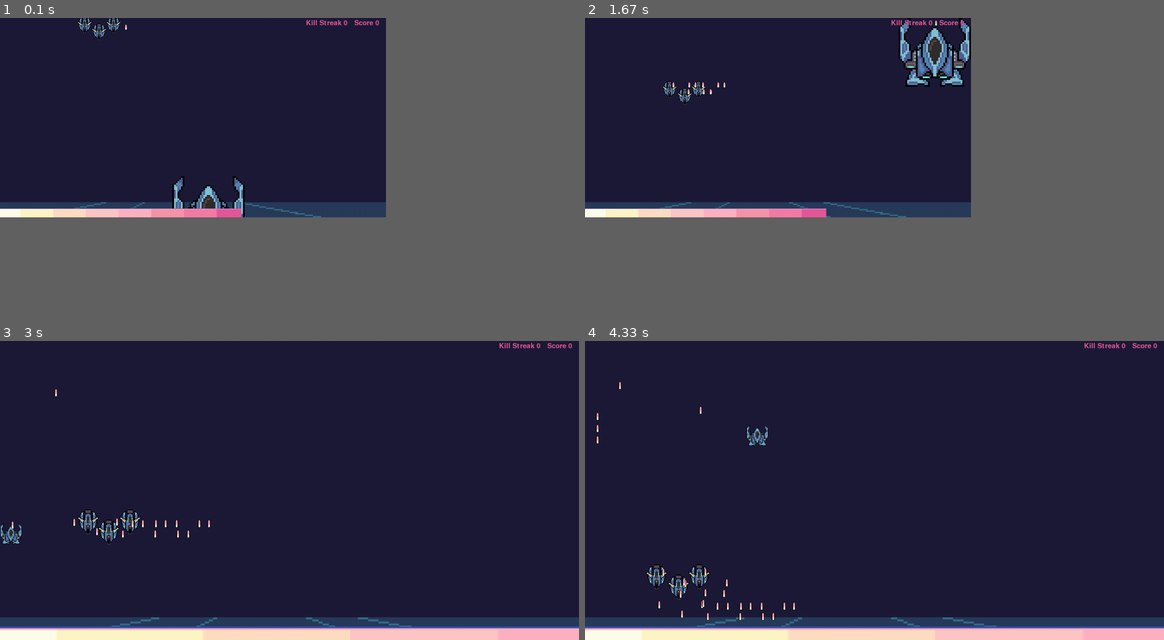
Above: before the commit, frames 1-4 (two rows, left to right).
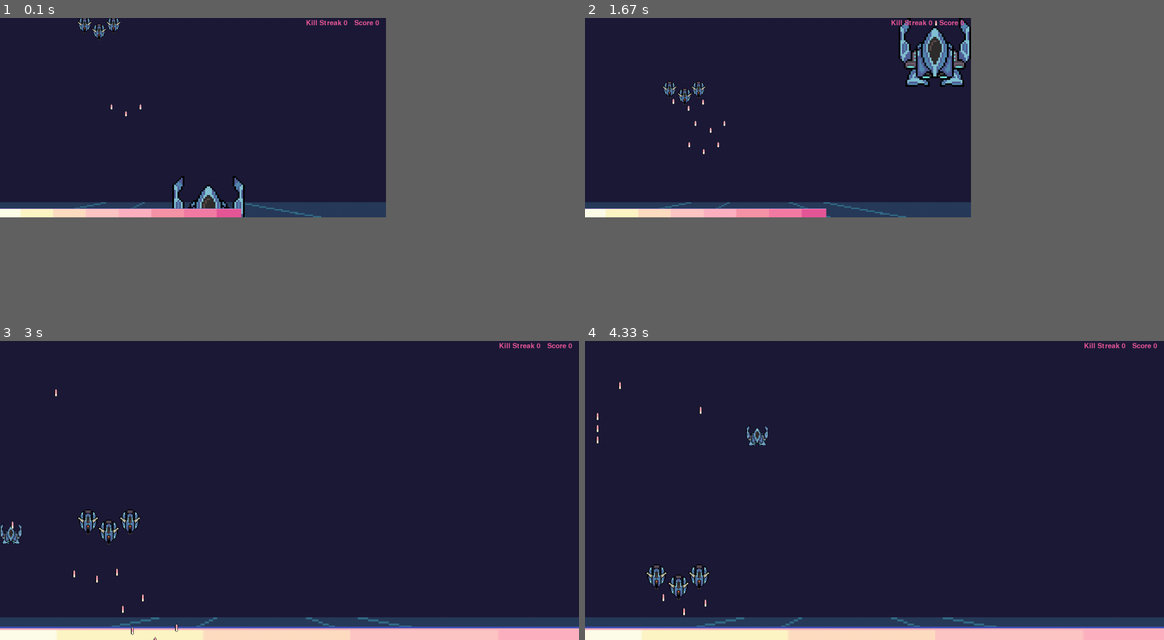
Above: after the commit, the same moments.

Repository: RafaBessa/Shadow_Light_bh_pygame
Game: pygame game, started from Game.py
The game is run twice, just before and just after one commit, with the same random seed, the same clock (stepped at 60 frames per second) and the same inputs.
Inputs:
- Up to frame 1 (0.1 s): no input
- Up to frame 2 (1.67 s): hold D 0.33-0.8 s; hold W 0.83-1.13 s; tap Space at 0.9, 1.23, 1.53 s; hold D 1.17-1.63 s
- Up to frame 3 (3 s): hold A 1.67-2.2 s; tap Space at 1.73, 2.03, 2.3, 2.97 s; hold S 2.23-2.53 s; tap - at 2.57 s; hold A from 2.9 s (still down)
- Up to frame 4 (4.33 s): tap Space at 3.27, 3.4, 3.8, 4.1 s; release A at 3.3 s; hold W 3.33-3.7 s; hold D from 3.73 s (still down)

The runs differ from the first frame. In frame 1, less than 0.1% of the frame differs, in the area x 19-25%, y 2-33%; in frame 2, 0.1%; in frame 3, 0.2%; in frame 4, 0.3%, in the area x 12-37%, y 75-94%.

Commit message:
mob bullet repositioned and fire speed correction

Diff:
--- a/MobPadrao.py
+++ b/MobPadrao.py
@@ -43,11 +43,11 @@
         self.health -= dmg
 
     def shoot(self, bullets, IMG_ASSETS, game_screen):
-        bullet_speed = 7
+        bullet_speed = 4
         bullet = 'red bullet'
         now = time()
         r = random()
         if now - self.timer > self.cooldown and random() > .3:
-            bullets.fire(bullet, [self.x + round(self.width / 2), self.y], self._dimensions,
-                             IMG_ASSETS, bullet_speed, game_screen, self.bulletType, mb.Mov_LinearFall())
+            bullets.fire(bullet, [self.x + round(self.width / 2), self.y + round(0.8 * self.height)], self._dimensions,
+                             IMG_ASSETS, (bullet_speed + round(0.1*self.speed)), game_screen, self.bulletType, mb.Mov_LinearFall())
             self.timer = time()
--- a/Player.py
+++ b/Player.py
@@ -138,8 +138,8 @@
         self.score += DeathCount
         self.killStreak += DeathCount
         _streakValue = 10
-        if PassingCount > 0:
-            self.killStreak = 0
+        # if PassingCount > 0:
+        #     self.killStreak = 0
 
         upgradetype = math.floor(self.killStreak / _streakValue)
         if upgradetype >= len(self._ShootType):
